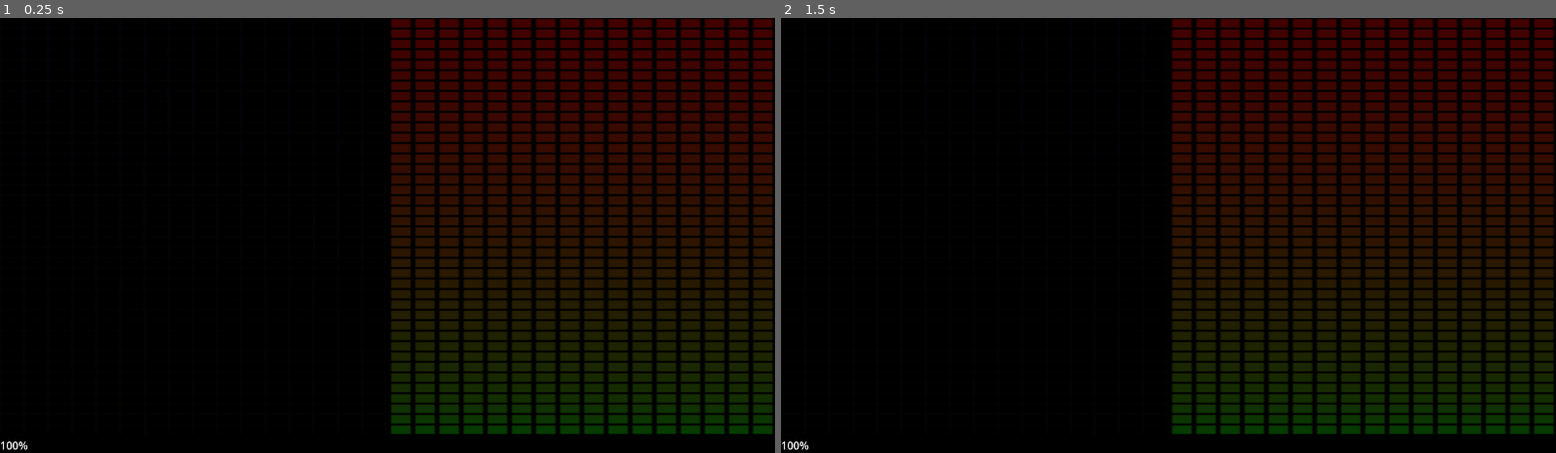
Above: before the commit, frames 1-2 (left to right).
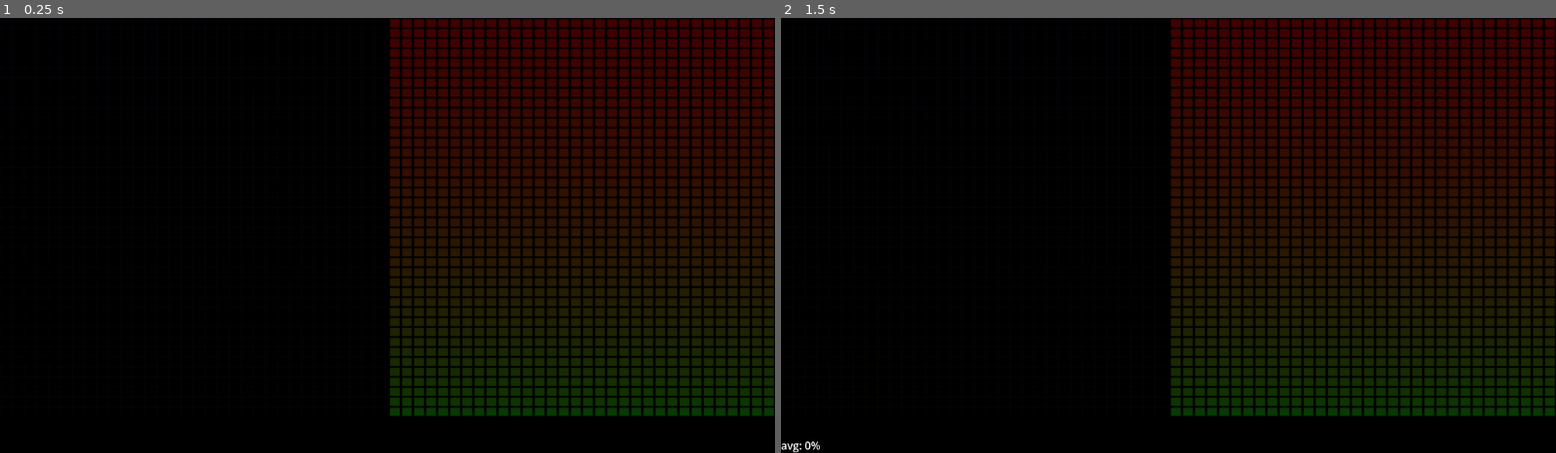
Above: after the commit, the same moments.

Repository: FeniXb3/fit-in
Game: Godot game, scene res://scenes/game.tscn
The game is run twice, just before and just after one commit, with the same random seed, the same clock (stepped at 60 frames per second) and the same inputs. Sound files missing from this copy of the repository are replaced by a short silence.
Inputs:
- Up to frame 1 (0.25 s): no input
- Up to frame 2 (1.5 s): tap Enter at 0.5 s; tap Space at 1.25 s

The runs differ from the first frame. In frame 1, 18% of the frame differs, in the area x 0-100%, y 0-100%; in frame 2, 18%.

Commit message:
Kinda working audio comparison?

Diff:
--- a/scenes/game.tscn
+++ b/scenes/game.tscn
@@ -2,11 +2,11 @@
 
 [ext_resource type="Script" uid="uid://b0a30mx7y84sj" path="res://scripts/game.gd" id="1_lnu2h"]
 [ext_resource type="PackedScene" uid="uid://c8khakrgnrbsg" path="res://scenes/audio_analyzer.tscn" id="1_uwrxv"]
-[ext_resource type="AudioStream" uid="uid://3soou5h00k8n" path="res://record.wav" id="4_lbhrr"]
+[ext_resource type="AudioStream" uid="uid://br370y2a0a4sh" path="res://low-short.wav" id="3_lnu2h"]
 
 [sub_resource type="AudioStreamMicrophone" id="AudioStreamMicrophone_lnu2h"]
 
-[node name="Game" type="Control" unique_id=1519304417 node_paths=PackedStringArray("input_audio_analyzer", "expected_audio_analyzer", "correctness_label")]
+[node name="Game" type="Control" unique_id=1519304417 node_paths=PackedStringArray("input_audio_analyzer", "expected_audio_analyzer", "correctness_label", "avarage_label")]
 layout_mode = 3
 anchors_preset = 15
 anchor_right = 1.0
@@ -14,9 +14,12 @@
 grow_horizontal = 2
 grow_vertical = 2
 script = ExtResource("1_lnu2h")
+columns = 32
 input_audio_analyzer = NodePath("Control/VBoxContainer/HBoxContainer/InputAudioAnalyzer")
 expected_audio_analyzer = NodePath("Control/VBoxContainer/HBoxContainer/ExpectedAudioAnalyzer")
 correctness_label = NodePath("Control/VBoxContainer/CorrectnessLabel")
+avarage_label = NodePath("Control/VBoxContainer/AvarageLabel")
+epsilon = 0.1
 
 [node name="ColorRect" type="ColorRect" parent="." unique_id=310225835]
 layout_mode = 1
@@ -57,15 +60,17 @@
 outline_only = true
 stream = SubResource("AudioStreamMicrophone_lnu2h")
 bus_name = &"Input"
-columns = 16
+columns = 32
 
 [node name="ExpectedAudioAnalyzer" parent="Control/VBoxContainer/HBoxContainer" unique_id=863983951 instance=ExtResource("1_uwrxv")]
 layout_mode = 2
 inactive_mask = 0.51
-stream = ExtResource("4_lbhrr")
+stream = ExtResource("3_lnu2h")
 bus_name = &"Expected"
-columns = 16
+columns = 32
 
 [node name="CorrectnessLabel" type="Label" parent="Control/VBoxContainer" unique_id=753216597]
 layout_mode = 2
-text = "50%"
+
+[node name="AvarageLabel" type="Label" parent="Control/VBoxContainer" unique_id=1901652141]
+layout_mode = 2
--- a/scripts/audio_analyzer.gd
+++ b/scripts/audio_analyzer.gd
@@ -37,7 +37,7 @@
 var frame_number := 0
 
 
-const FREQ_MAX = 11050.0
+@export var FREQ_MAX = 11050.0
 const MIN_DB = 60
 const ANIMATION_SPEED = 0.1
 const HEIGHT_SCALE = 8.0
--- a/scripts/game.gd
+++ b/scripts/game.gd
@@ -1,8 +1,10 @@
 extends Control
 
+@export var columns: int = 1
 @export var input_audio_analyzer: AudioAnalyzer
 @export var expected_audio_analyzer: AudioAnalyzer
 @export var correctness_label: Label
+@export var avarage_label: Label
 
 @export var input_frame_data: Dictionary = {}
 @export var expected_frame_data: Dictionary = {}
@@ -10,69 +12,60 @@
 @export var frame_data: Dictionary = {}
 @export var epsilon: float = 0.002
 
+@export var similarities: Array[float] = []
+var was_reset: bool
+
 # Called when the node enters the scene tree for the first time.
 func _ready() -> void:
 	input_audio_analyzer.frame_analyzed.connect(_on_frame_analyzed)
 	expected_audio_analyzer.frame_analyzed.connect(_on_frame_analyzed)
 	expected_audio_analyzer.stream_finished.connect(_on_stream_finished)
+	input_audio_analyzer.columns = columns
+	expected_audio_analyzer.columns = columns
 	pass
 
 # Called every frame. 'delta' is the elapsed time since the previous frame.
 func _process(_delta: float) -> void:
 	pass
-	#var is_close_enough = true
-	#var diff = []
-	#var correct_frequencies = 0.0
-	#var total_frequencies = 0.0
-	#
-	#for frame_number in frame_data:
-		#var data: Dictionary = frame_data[frame_number]
-		#var diffs = {}
-		#for analyzer_name in data:
-			#if diffs.has(frame_number):
-				##total_frequencies = diffs[frame_number].size()
-				##for i in total_frequencies:
-				#for i in diffs[frame_number].size():
-					#total_frequencies += 1
-					#diffs[frame_number][i] -= data[analyzer_name][i]
-					#if absf(diffs[frame_number][i]) <= epsilon:
-						#correct_frequencies += 1
-						##is_close_enough = false
-						##break
-			#else:
-				#diffs[frame_number] = data[analyzer_name]
-			#
-			##if not is_close_enough:
-				##break
-	#if total_frequencies > 0:
-		#correctness_label.text = "%d" % ((correct_frequencies / total_frequencies)* 100)
-		##correctness_label.text = str(correct_frequencies)
 
 func update_frame_correctness(frame_number: int):
 	var diff = []
 	var correct_frequencies = 0.0
 	var total_frequencies = 0.0
 
+	#if not frame_data.has(frame_number):
+		#correctness_label.text = ""
+		#return
+
 	var data: Dictionary = frame_data[frame_number]
 	var diffs = {}
+	var tmp = []
 	for analyzer_name in data:
-		if diffs.has(frame_number):
-			for i in diffs[frame_number].size():
-				total_frequencies += 1
-				diffs[frame_number][i] -= data[analyzer_name][i]
-				if absf(diffs[frame_number][i]) <= epsilon:
-					correct_frequencies += 1
-					#is_close_enough = false
-					#break
-		else:
-			diffs[frame_number] = data[analyzer_name]
+		tmp.append(data[analyzer_name])
+
+	var buff_1: Array[float] = tmp[0]
+	var buff_2: Array[float] = tmp[1]
+
+	var len := mini(buff_1.size(), buff_2.size()) # should be the same, but just in case
+	for i in len:
+		if is_zero_approx(buff_1[i]) or is_zero_approx(buff_2[i]):
+			continue
+
+		var current_diff = absf(buff_1[i] - buff_2[i])
+		diff.append(current_diff)
+		total_frequencies +=1
+		if current_diff <= epsilon:
+			correct_frequencies += 1
 
 	if total_frequencies > 0:
-		correctness_label.text = "%d%%" % ((correct_frequencies / total_frequencies) * 100)
+		var correctedness: float = ((correct_frequencies / total_frequencies) * 100)
+		correctness_label.text = "%d%%" % correctedness
+
+		similarities.append(correctedness)
+	else:
+		correctness_label.text = ""
 
 func _on_frame_analyzed(analyzer_name: StringName, frame_number: int, fft: Array[float]) -> void:
-	#var data = frame_data.get_or_add(analyzer_name, {})
-	#data[frame_number] = fft
 	var data: Dictionary = frame_data.get_or_add(frame_number, {})
 	data[analyzer_name] = fft
 
@@ -81,7 +74,21 @@
 		update_frame_correctness.call_deferred(frame_number)
 
 func _on_stream_finished() -> void:
-	await get_tree().create_timer(1).timeout
+	#await get_tree().create_timer(1).timeout
 	input_audio_analyzer.reset.call_deferred()
-	expected_audio_analyzer.reset.call_deferred(	)
-	pass
+	expected_audio_analyzer.reset.call_deferred()
+
+	var avg_similarity: float = 0
+	if similarities.size() > 0:
+		avg_similarity = similarities.reduce(sum, 0) / similarities.size()
+	print("avg: %d%%" % avg_similarity)
+	avarage_label.text = "avg: %d%%" % avg_similarity
+	#await get_tree().process_frame
+	similarities.clear()
+	#frame_data.clear()
+	#for key in frame_data:
+		#for another_key in frame_data[key]:
+			#frame_data[key][another_key].fill(0.0)
+
+func sum(accum, number):
+	return accum + number
Not shown, added: hum.wav.import
Not shown, added: low-short.wav.import
Not shown, added: low.wav.import
Not shown, added: hum.wav
Not shown, added: low-short.wav
Not shown, added: low.wav
